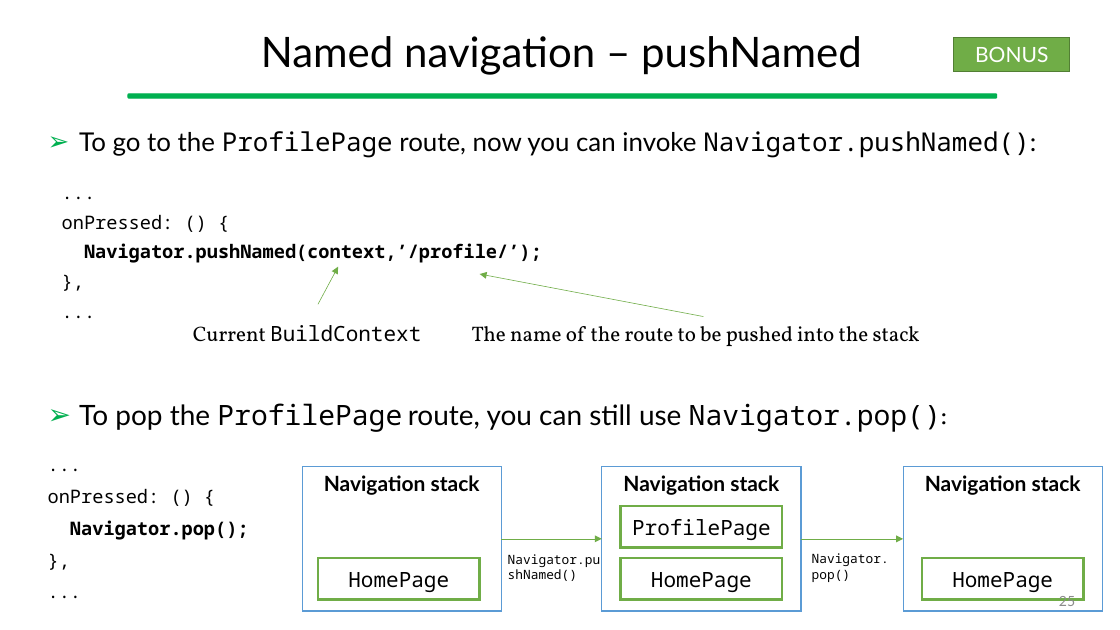
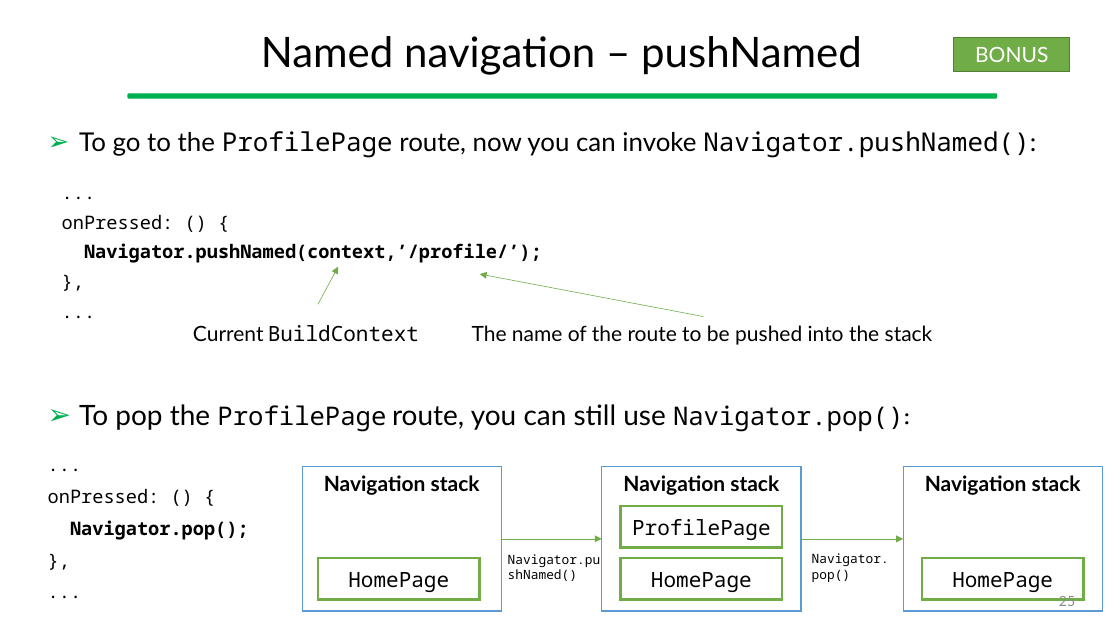
Before and after one commit to gcappon/bwthw, a slide deck: slide 25 of lesson_10-navigation/lesson_10-navigation.pptx. Drawn at 1120x630 pixels with LibreOffice and Linux fonts; fonts in the diff are those of the drawing. Boxes give left, top, right and bottom in pixels: in the first picture for what was removed or moved away, otherwise in the second. Text is boxed around its words. In the diff, an @@ line names an element or a change of style, - is before the commit and + after.

```diff
--- a/lesson_10-navigation/lesson_10-navigation.pptx
+++ b/lesson_10-navigation/lesson_10-navigation.pptx
@@ text "Current BuildContext" at [193, 325, 419, 342]: font Vollkorn to Lato in "Current" @@
@@ text "The name of the route ..." at [472, 325, 933, 345]: font Vollkorn to Lato @@
@@ text "To pop the ProfilePage route, ..." at [79, 404, 904, 432]: size 24 to 22 pt in "ProfilePage Navigator.pop():" @@
```
Also in this commit, not shown: 11 other slides changed, 1 slide added, 29 other files.
